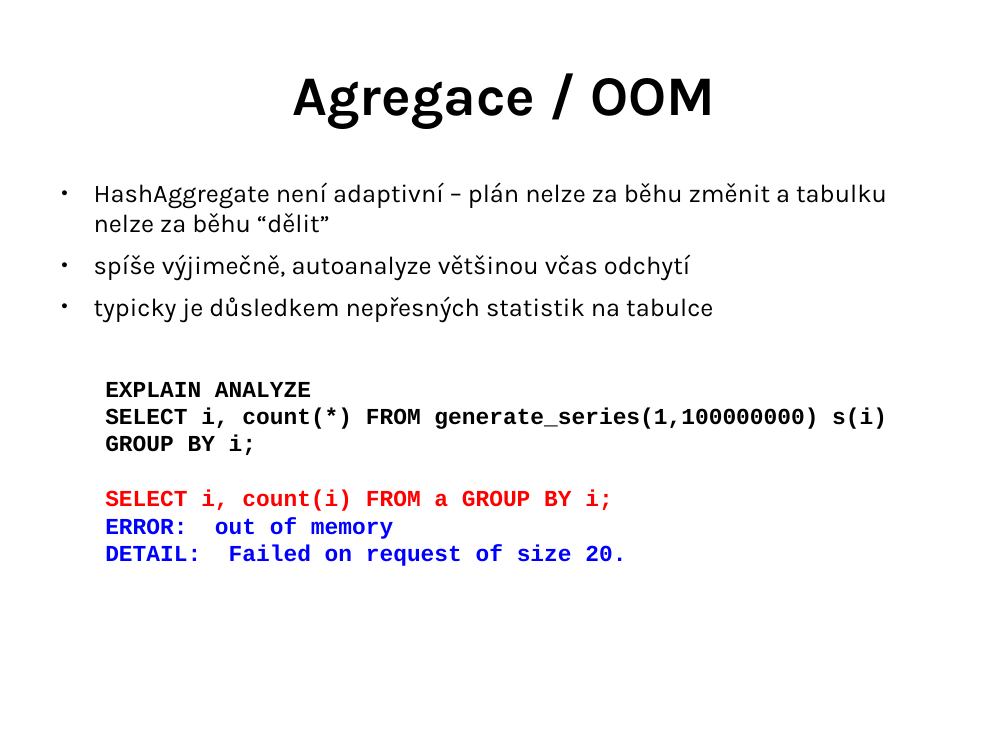
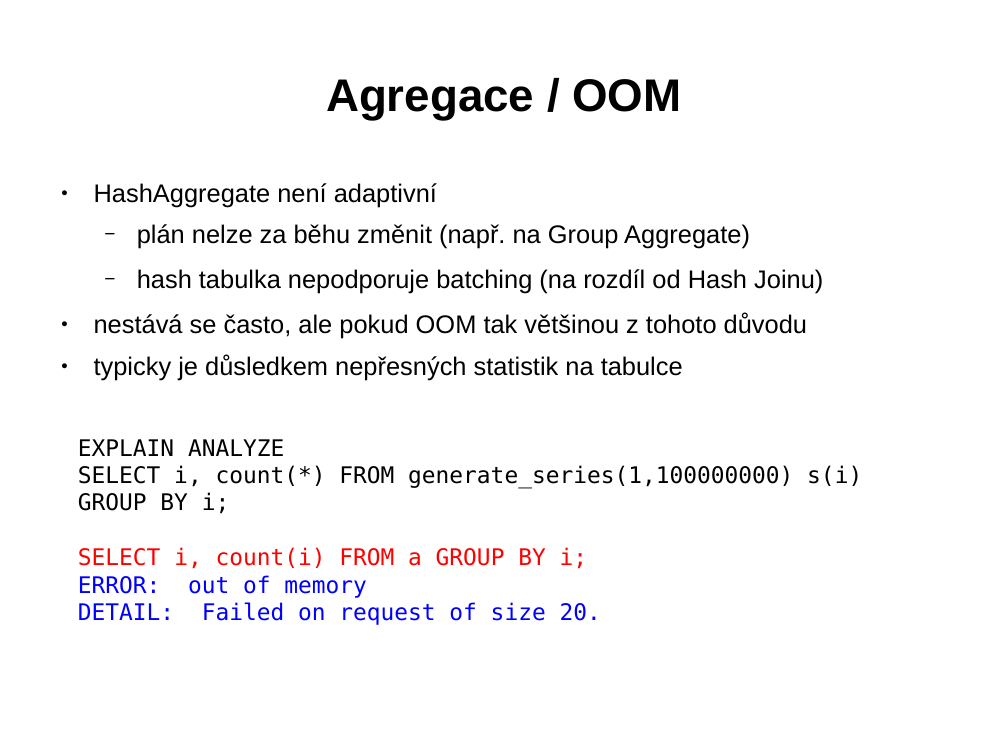
Before and after one commit to tvondra/explain_training, a slide deck: slide 57 of explain-training.odp (slide 42 before the commit). Drawn at 1008x756 pixels with LibreOffice and Linux fonts; fonts in the diff are those of the drawing. Boxes give left, top, right and bottom in pixels: in the first picture for what was removed or moved away, otherwise in the second. Text is boxed around its words. In the diff, an @@ line names an element or a change of style, - is before the commit and + after.

```diff
--- a/explain-training.odp
+++ b/explain-training.odp
@@ title "Agregace / OOM" at [326,79,681,120]: size 44 to 36 pt, font Karla to Arial @@
@@ text at [94,183,823,339]: text changed; font Karla to Arial @@
-● HashAggregate není adaptivní – plán nelze za běhu změnit a tabulku nelze za běhu “dělit”
-● spíše výjimečně, autoanalyze většinou včas odchytí
+● HashAggregate není adaptivní
+  − plán nelze za běhu změnit (např. na Group Aggregate)
+  − hash tabulka nepodporuje batching (na rozdíl od Hash Joinu)
+● nestává se často, ale pokud OOM tak většinou z tohoto důvodu
@@ text at [78,354,862,625]: font Karla to Arial in "typicky je důsledkem nepřesných statistik na tabulce"; font Courier New to DejaVu Sans Mono, bold off in "EXPLAIN ANALYZE", "SELECT i, count(*) FROM generate_series(1,100000000) s(i)", "GROUP BY i;", "SELECT i, count(i) FROM a GROUP BY ..." and 2 more places @@
```
Also in this commit, not shown: 75 other slides changed, 16 slides added.
